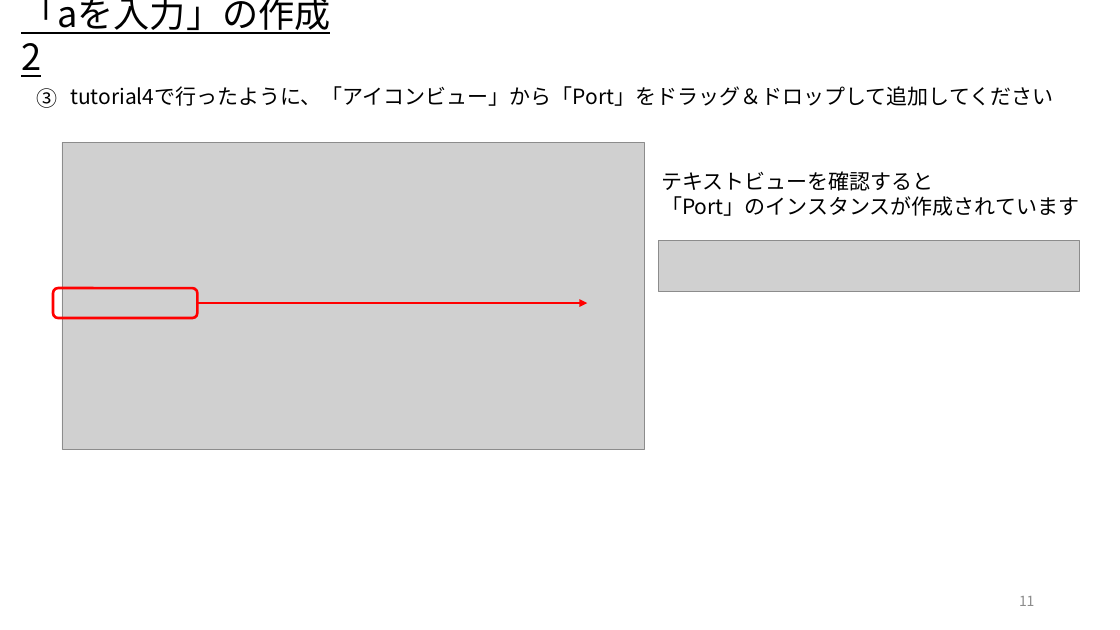
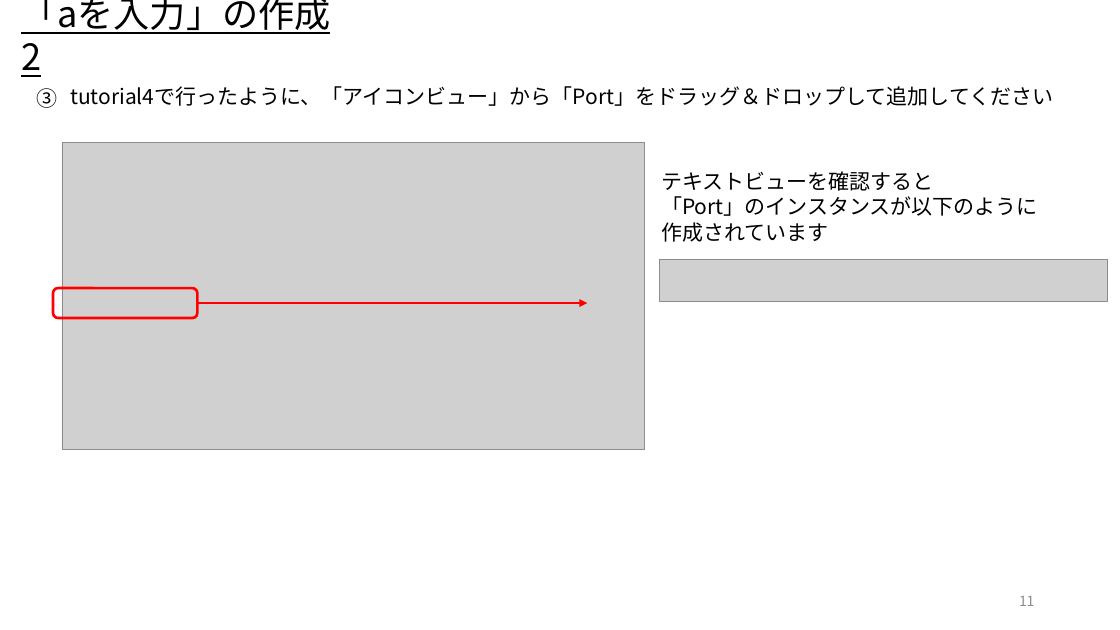
Before and after one commit to UedaShigenori/OpenModelica_Tutorials_Ja, a slide deck: slide 11 of 5_CustomizeModel3_OnePlusOne/OpenModelica_Tutorials_5.pptx. Drawn at 1120x630 pixels with LibreOffice and Linux fonts; fonts in the diff are those of the drawing; grey boxes stand for pictures. Boxes give left, top, right and bottom in pixels: in the first picture for what was removed or moved away, otherwise in the second. Text is boxed around its words. In the diff, an @@ line names an element or a change of style, - is before the commit and + after.

Commit message:
誤字修正、モデルが資料と異なっていたため差し替え

```diff
--- a/5_CustomizeModel3_OnePlusOne/OpenModelica_Tutorials_5.pptx
+++ b/5_CustomizeModel3_OnePlusOne/OpenModelica_Tutorials_5.pptx
@@ text at <box>661,196,1038,242</box>: text changed @@
-「Port」のインスタンスが作成されています
+「Port」のインスタンスが以下のように
+作成されています
@@ picture: place and size @@
-picture at <box>659,241,1080,292</box>
+picture at <box>660,260,1107,301</box>
```
Also in this commit, not shown: 8 other slides changed, 3 other files.
